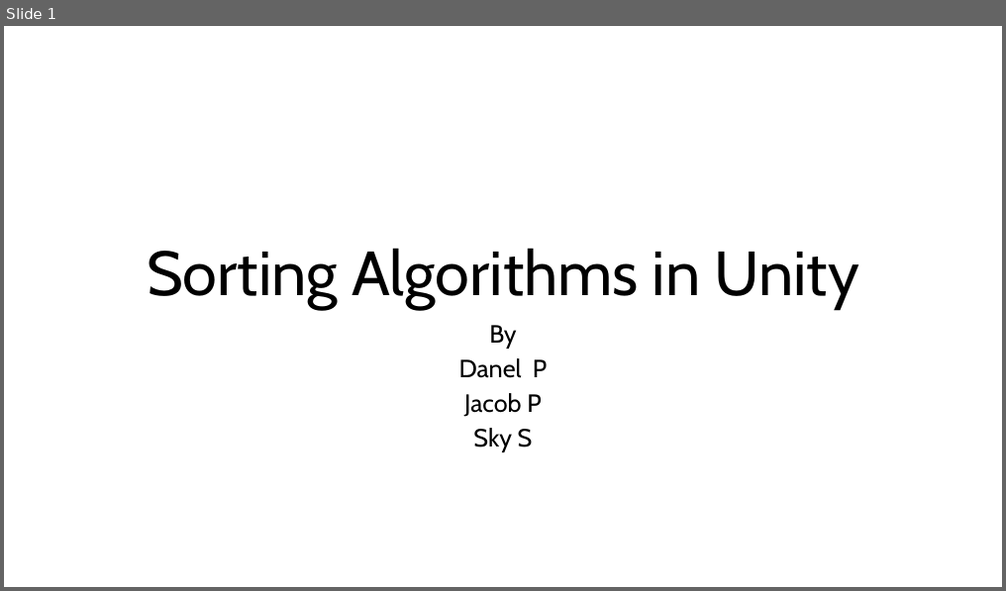
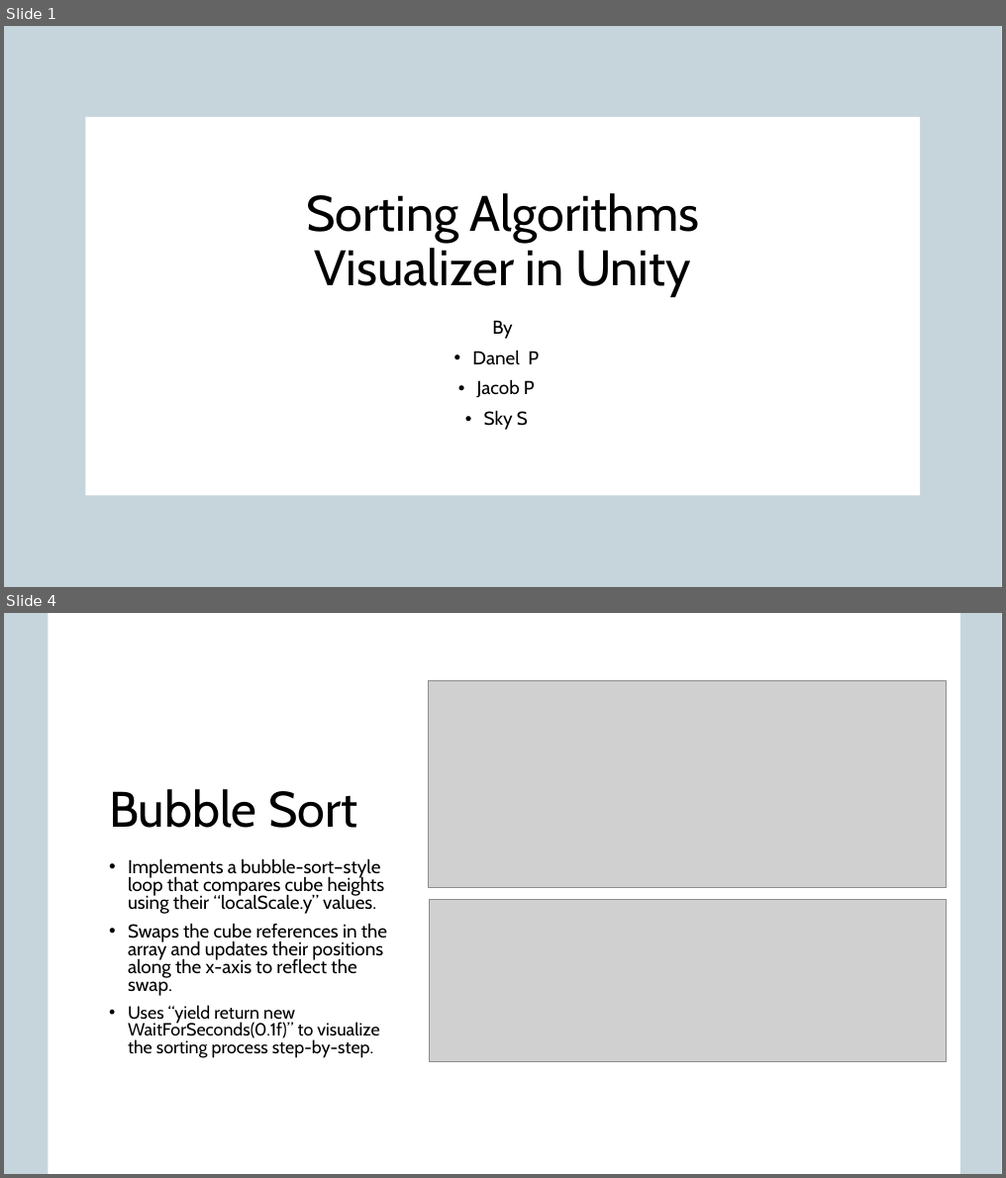
Before and after one commit to d-pratt22/CS315-Group-Project, a slide deck: CS315 Group Project.pptx. Shown one above the other, each under a label of ours: slide 1 before the commit, slides 1 and 4 after it; the slides between them are not shown. The pictures are 1006x591 and 1006x1178 pixels, drawn with LibreOffice and Linux fonts; fonts in the diff are those of the drawing; grey boxes stand for pictures; background and template pictures are left out. Boxes give left, top, right and bottom in pixels: in the first picture for what was removed or moved away, otherwise in the second. Text is boxed around its words. In the diff, an @@ line names an element or a change of style, - is before the commit and + after.

```diff
--- a/CS315 Group Project.pptx
+++ b/CS315 Group Project.pptx
@@ slide 4 added at (x1=4, y1=613, x2=1002, y2=1174), background picture (left out) @@
@@ rectangle added at (x1=4, y1=613, x2=1002, y2=1174), fill #E8E8E8 at 50% opacity @@
@@ rectangle added at (x1=4, y1=613, x2=1002, y2=1174), fill #156082 at 20% opacity @@
@@ rectangle added at (x1=49, y1=613, x2=960, y2=1174), fill #FFFFFF @@
@@ picture added at (x1=429, y1=680, x2=945, y2=887) @@
@@ title added at (x1=109, y1=789, x2=357, y2=828), 48 pt, text #000000 @@
+Bubble Sort
@@ text added at (x1=128, y1=859, x2=387, y2=1059), 18 pt, text #000000 @@
+• Implements a bubble-sort–style loop that compares cube heights using their “localScale.y” values.
+• Swaps the cube references in the array and updates their positions along the x-axis to reflect the swap.
+• Uses “yield return new WaitForSeconds(0.1f)” to visualize the sorting process step-by-step.
@@ picture added at (x1=430, y1=900, x2=946, y2=1062) @@
@@ slide 1 changed as well @@
@@ rectangle added at (x1=4, y1=26, x2=1002, y2=587), fill #E8E8E8 at 50% opacity @@
@@ rectangle added at (x1=4, y1=26, x2=1002, y2=587), fill #156082 at 20% opacity @@
@@ rectangle added at (x1=85, y1=116, x2=921, y2=495), fill #FFFFFF @@
@@ title at (x1=306, y1=193, x2=700, y2=295): text changed; size 60 to 48 pt @@
-Sorting Algorithms in Unity
+Sorting Algorithms
+Visualizer in Unity
@@ subtitle "By" moved from (x1=459, y1=325, x2=547, y2=453) to (x1=472, y1=320, x2=539, y2=430) @@
@@ subtitle "By" at (x1=472, y1=320, x2=539, y2=430): size 24 to 18 pt; line spacing 0.8 to 0.9; bullet none to • @@
```
Also in this commit, not shown: 10 other slides added, 9 slides removed.
